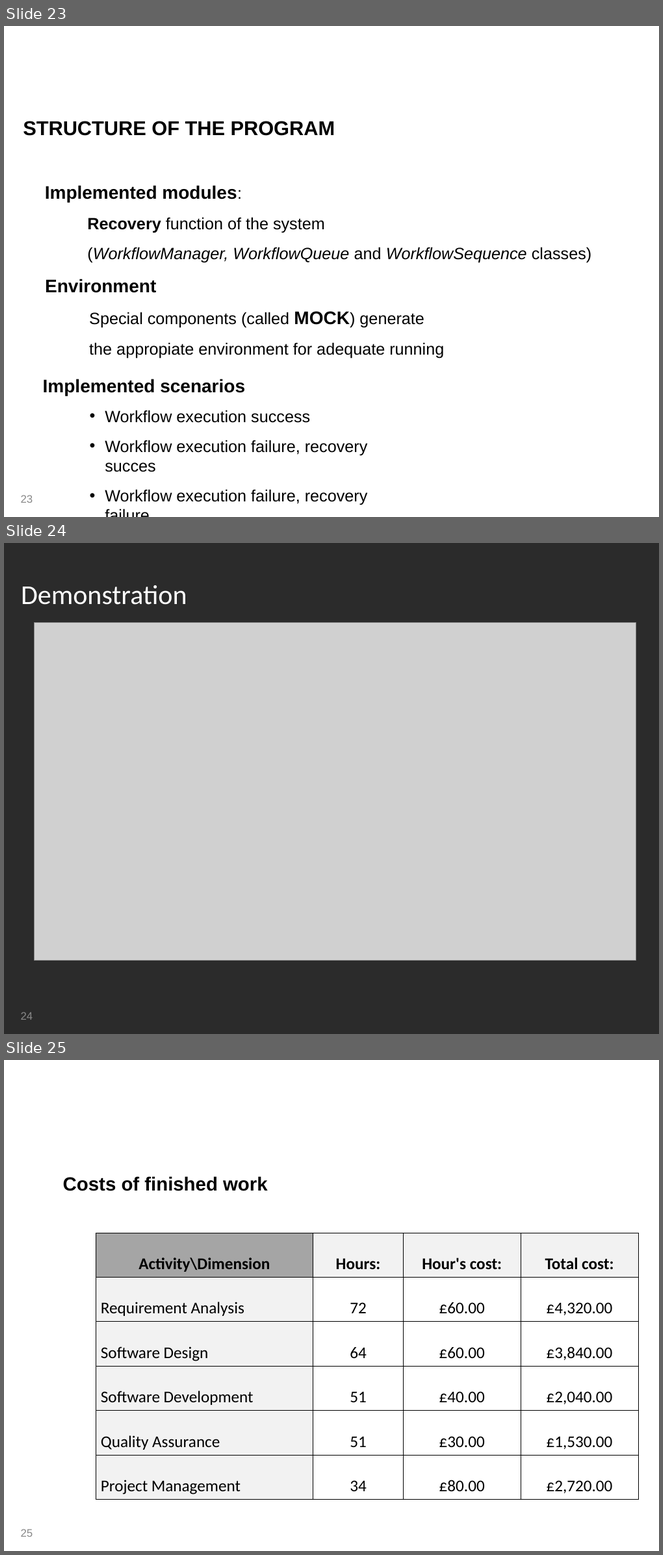
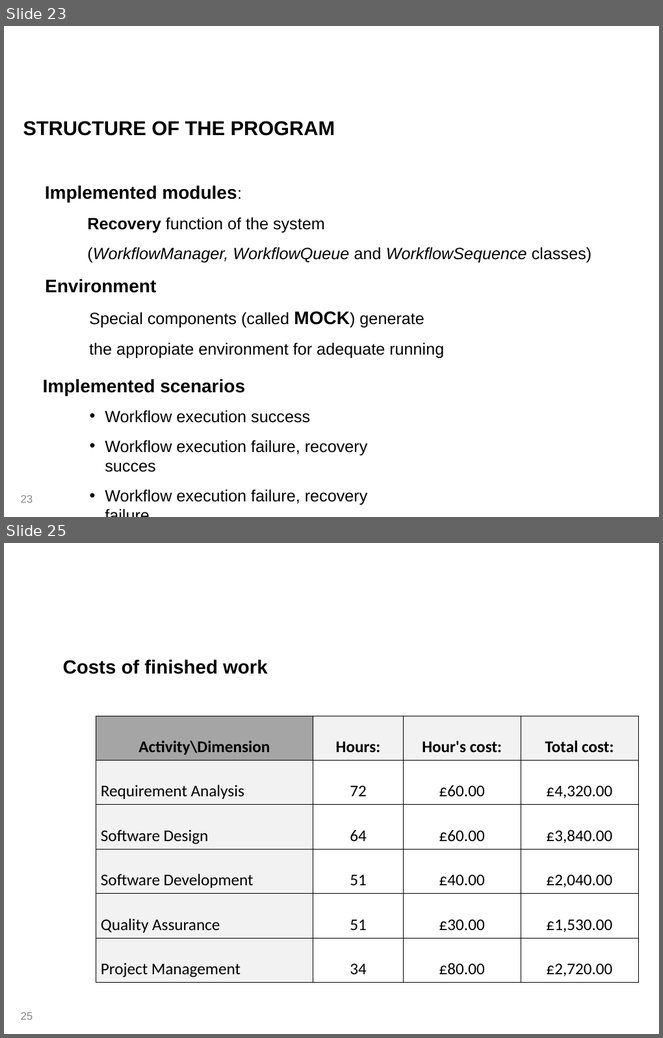
Before and after one commit to mateuszgolab/applications-in-high-end-computing, a slide deck: Presentation/Group Presentation.ppt. Shown one above the other, each under a label of ours: slides 23, 24 and 25 before the commit, slides 23 and 25 after it; the slides between them are not shown. The pictures are 663x1555 and 663x1038 pixels, drawn with LibreOffice and Linux fonts; fonts in the diff are those of the drawing; grey boxes stand for pictures; background and template pictures are left out; a plain dark background stands for a picture behind light text. Boxes give left, top, right and bottom in pixels: in the first picture for what was removed or moved away, otherwise in the second. Text is boxed around its words. In the diff, an @@ line names an element or a change of style, - is before the commit and + after.

```diff
--- a/Presentation/Group Presentation.ppt
+++ b/Presentation/Group Presentation.ppt
@@ slide 24 removed at [4, 543, 659, 1034], background picture (left out) @@
@@ title removed at [21, 585, 187, 605] @@
-Demonstration
@@ picture removed at [35, 622, 636, 960] @@
@@ rectangle removed at [499, 1010, 532, 1023] @@
@@ page number removed at [21, 1012, 33, 1020] @@
-24
```
Also in this commit, not shown: 1 slide added, 2 other files.
